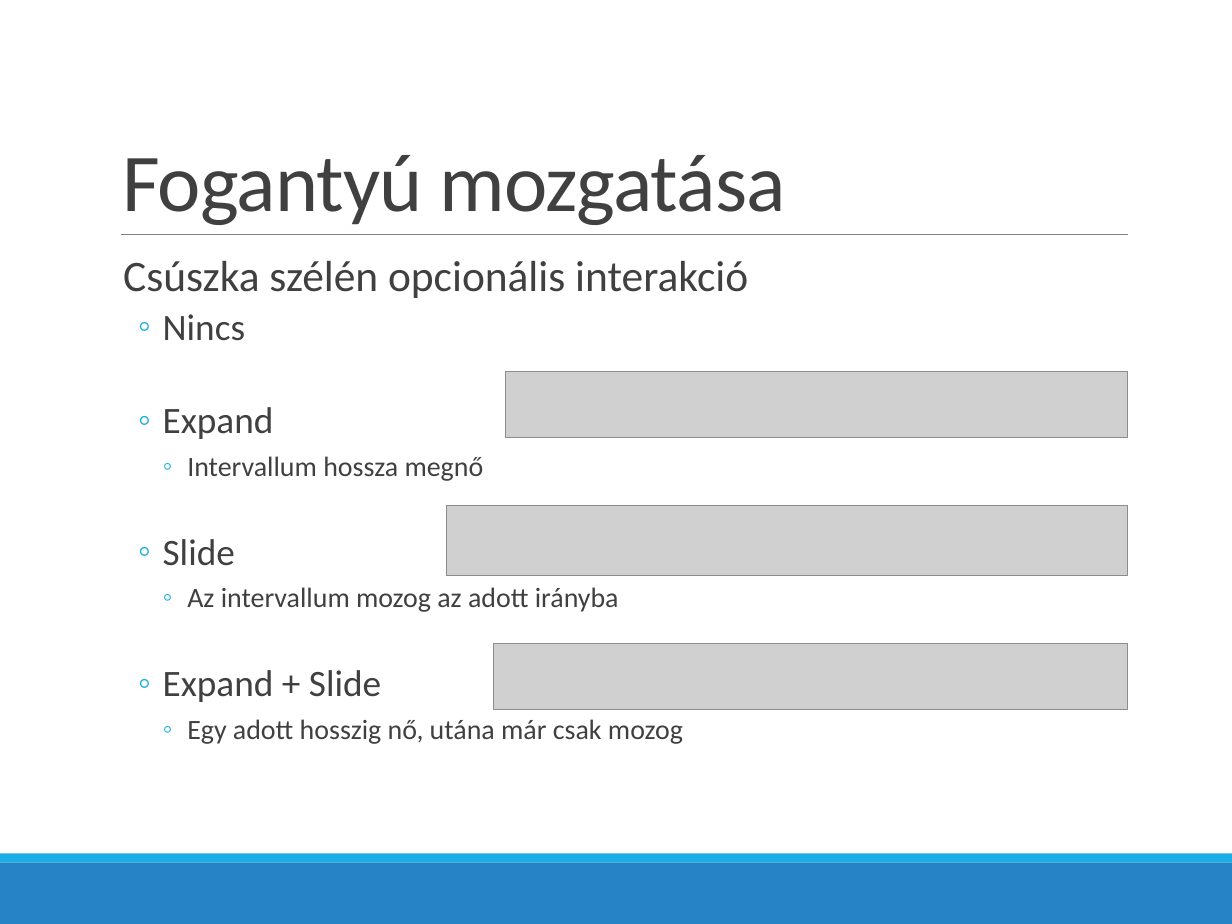
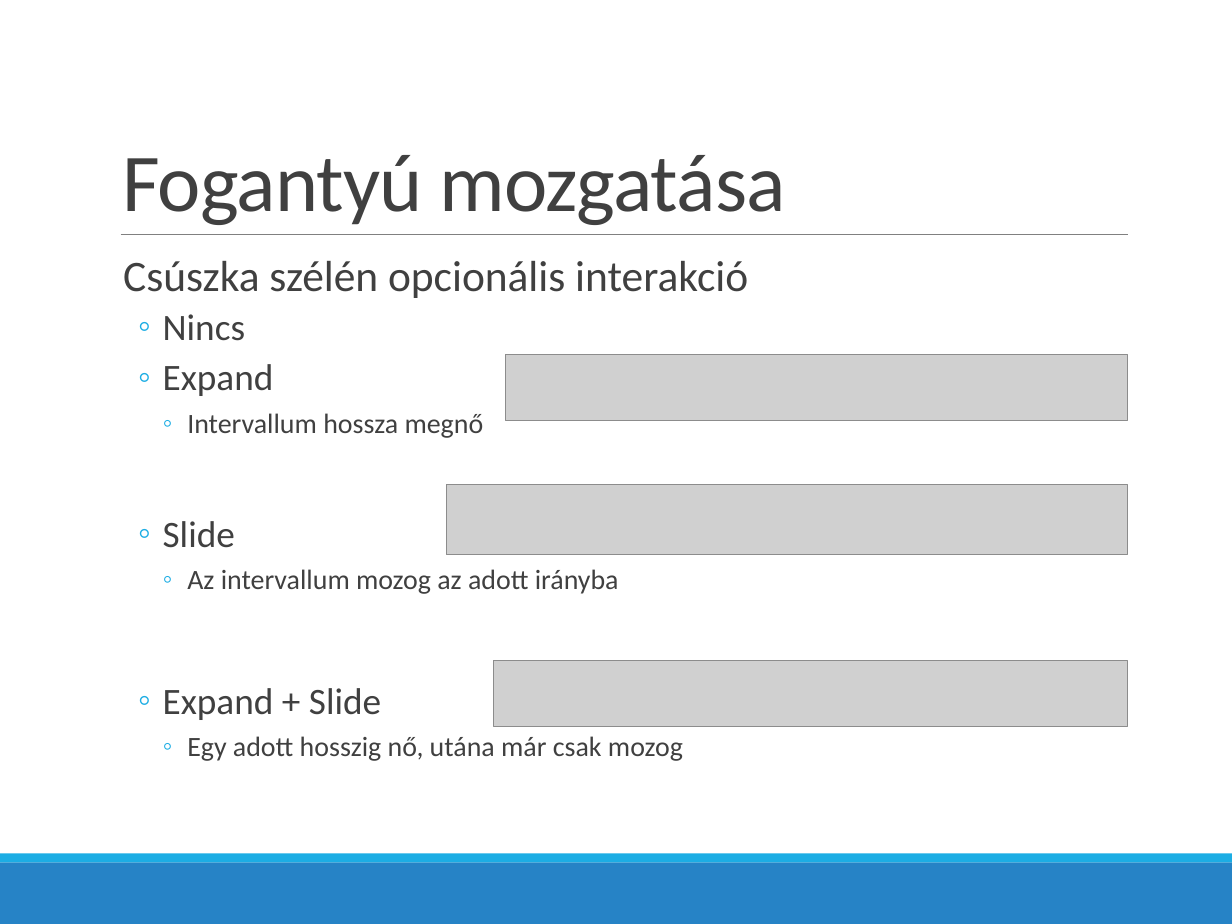
Before and after one commit to Res42/DateSliderJS, a slide deck: slide 7 of Presentation.pptx. Drawn at 1232x924 pixels with LibreOffice and Linux fonts; fonts in the diff are those of the drawing; grey boxes stand for pictures. Boxes give left, top, right and bottom in pixels: in the first picture for what was removed or moved away, otherwise in the second. Text is boxed around its words. In the diff, an @@ line names an element or a change of style, - is before the commit and + after.

Commit message:
Presentation fix.

```diff
--- a/Presentation.pptx
+++ b/Presentation.pptx
@@ text "Csúszka szélén opcionális interakció" rewrapped from bbox=[123, 261, 748, 744] to bbox=[123, 261, 748, 761] @@
@@ picture: place and size @@
-picture at bbox=[505, 371, 1127, 437]
+picture at bbox=[505, 354, 1127, 420]
@@ picture: place and size @@
-picture at bbox=[446, 505, 1127, 575]
+picture at bbox=[446, 485, 1127, 555]
@@ picture: place and size @@
-picture at bbox=[494, 644, 1128, 710]
+picture at bbox=[494, 661, 1128, 727]
```
